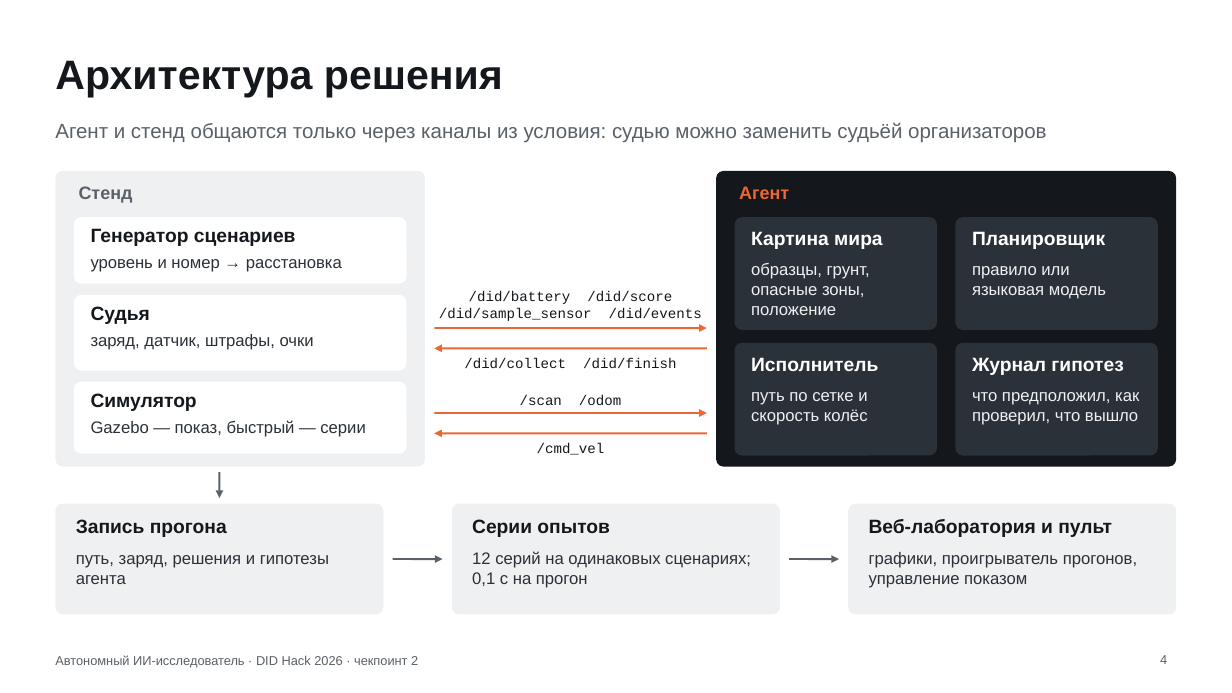
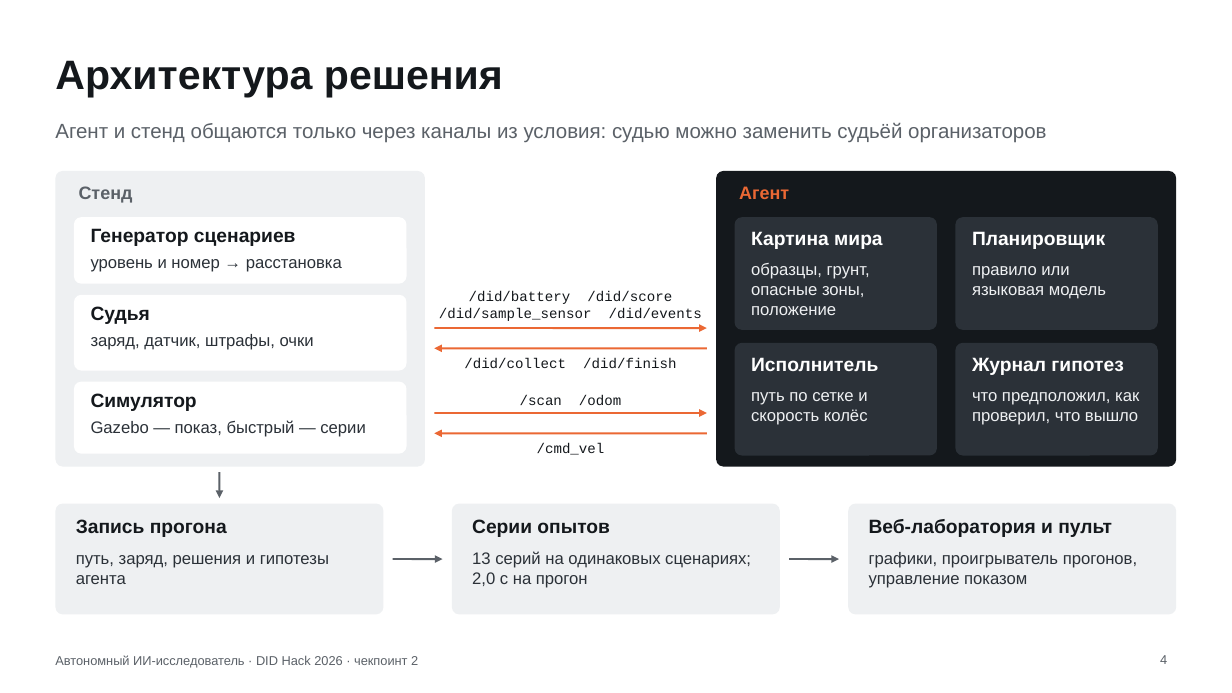
Before and after one commit to Mput13/did-hack, a slide deck: slide 4 of presentation/checkpoint2.pptx. Drawn at 1232x693 pixels with LibreOffice and Linux fonts; fonts in the diff are those of the drawing. Boxes give left, top, right and bottom in pixels: in the first picture for what was removed or moved away, otherwise in the second. Text is boxed around its words. In the diff, an @@ line names an element or a change of style, - is before the commit and + after.

```diff
--- a/presentation/checkpoint2.pptx
+++ b/presentation/checkpoint2.pptx
@@ text at [472, 551, 751, 588]: text changed @@
-12 серий на одинаковых сценариях; 0,1 с на прогон
+13 серий на одинаковых сценариях; 2,0 с на прогон
```
Also in this commit, not shown: 3 other slides changed, 22 other files.
